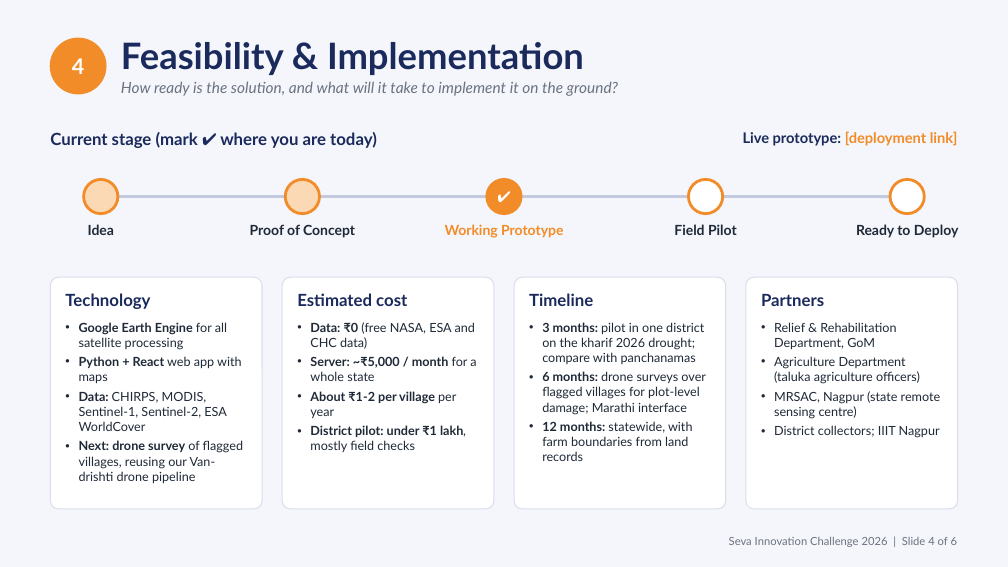
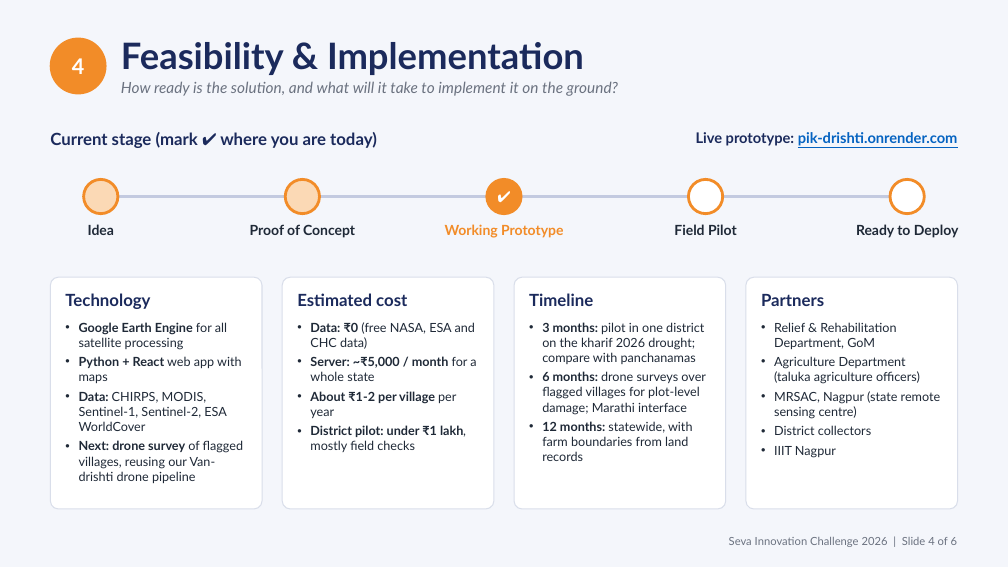
Before and after one commit to sujalappa/pik-drishti, a slide deck: slide 4 of presentation/Pik-drishti_AI_Seva_2026.pptx. Drawn at 1008x567 pixels with LibreOffice and Linux fonts; fonts in the diff are those of the drawing. Boxes give left, top, right and bottom in pixels: in the first picture for what was removed or moved away, otherwise in the second. Text is boxed around its words. In the diff, an @@ line names an element or a change of style, - is before the commit and + after.

```diff
--- a/presentation/Pik-drishti_AI_Seva_2026.pptx
+++ b/presentation/Pik-drishti_AI_Seva_2026.pptx
@@ text at <box>696,132,958,146</box>: text changed; text colour #F28C28 to #0563C1 @@
-Live prototype: [deployment link]
+Live prototype: pik-drishti.onrender.com
@@ text at <box>774,425,871,458</box>: text changed @@
-• District collectors; IIIT Nagpur
+• District collectors
+• IIIT Nagpur
```
Also in this commit, not shown: 2 other slides changed, 5 other files.
